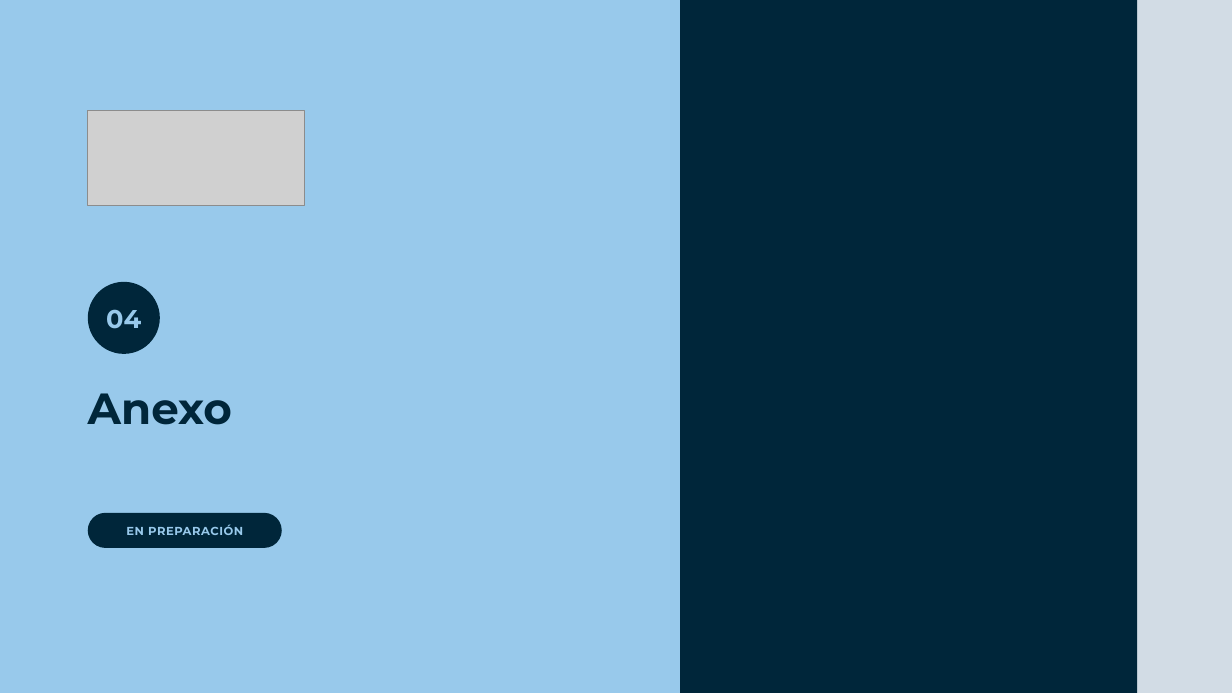
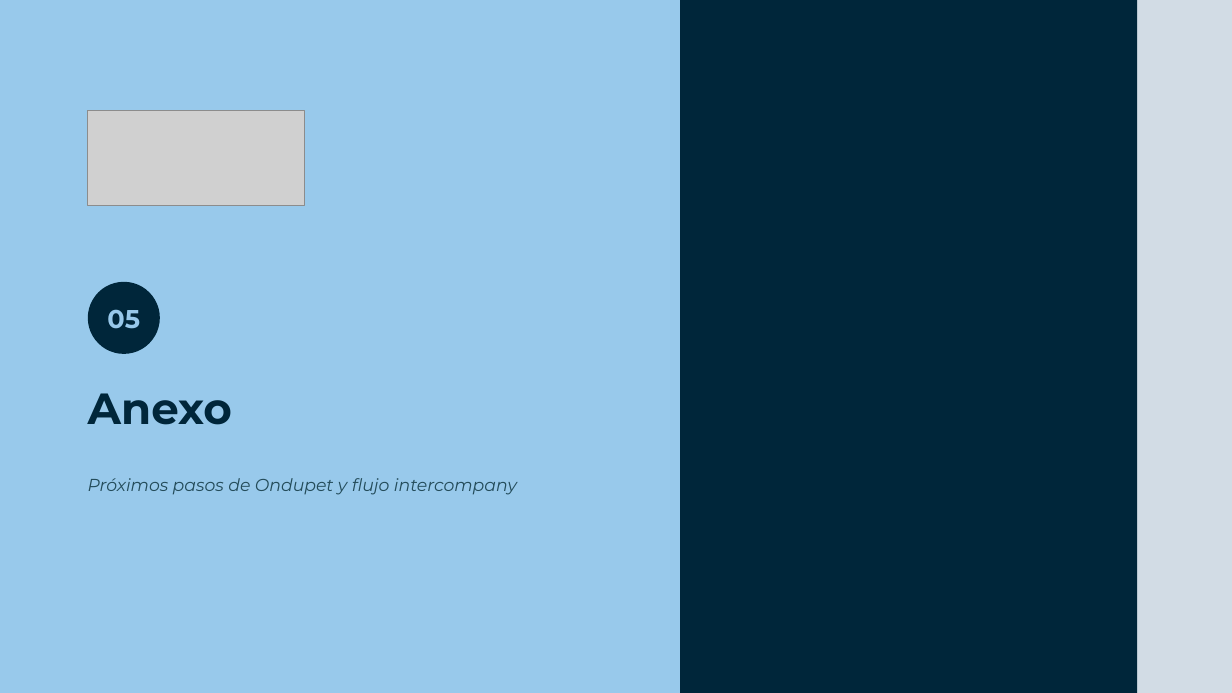
Before and after one commit to Enrique24799/AGSA, a slide deck: slide 12 of presentaciones/Planificacion_Packaging_CL.pptx (slide 11 before the commit). Drawn at 1232x693 pixels with LibreOffice and Linux fonts; fonts in the diff are those of the drawing; grey boxes stand for pictures; background and template pictures are left out. Boxes give left, top, right and bottom in pixels: in the first picture for what was removed or moved away, otherwise in the second. Text is boxed around its words. In the diff, an @@ line names an element or a change of style, - is before the commit and + after.

```diff
--- a/presentaciones/Planificacion_Packaging_CL.pptx
+++ b/presentaciones/Planificacion_Packaging_CL.pptx
@@ text in ellipse at <box>107,309,140,329</box>: text changed @@
-04
+05
@@ text added at <box>88,478,517,495</box>, 13.5 pt, text #244C5A, italic @@
+Próximos pasos de Ondupet y flujo intercompany
@@ rounded rectangle removed at <box>88,513,282,548</box> @@
-EN PREPARACIÓN
```
Also in this commit, not shown: 8 other slides changed, 1 slide added.
